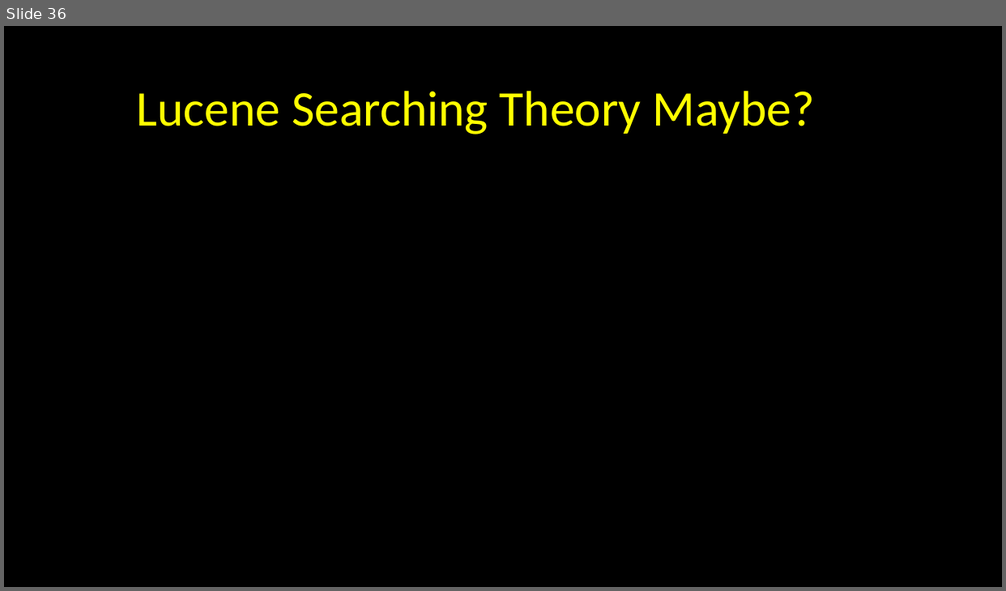
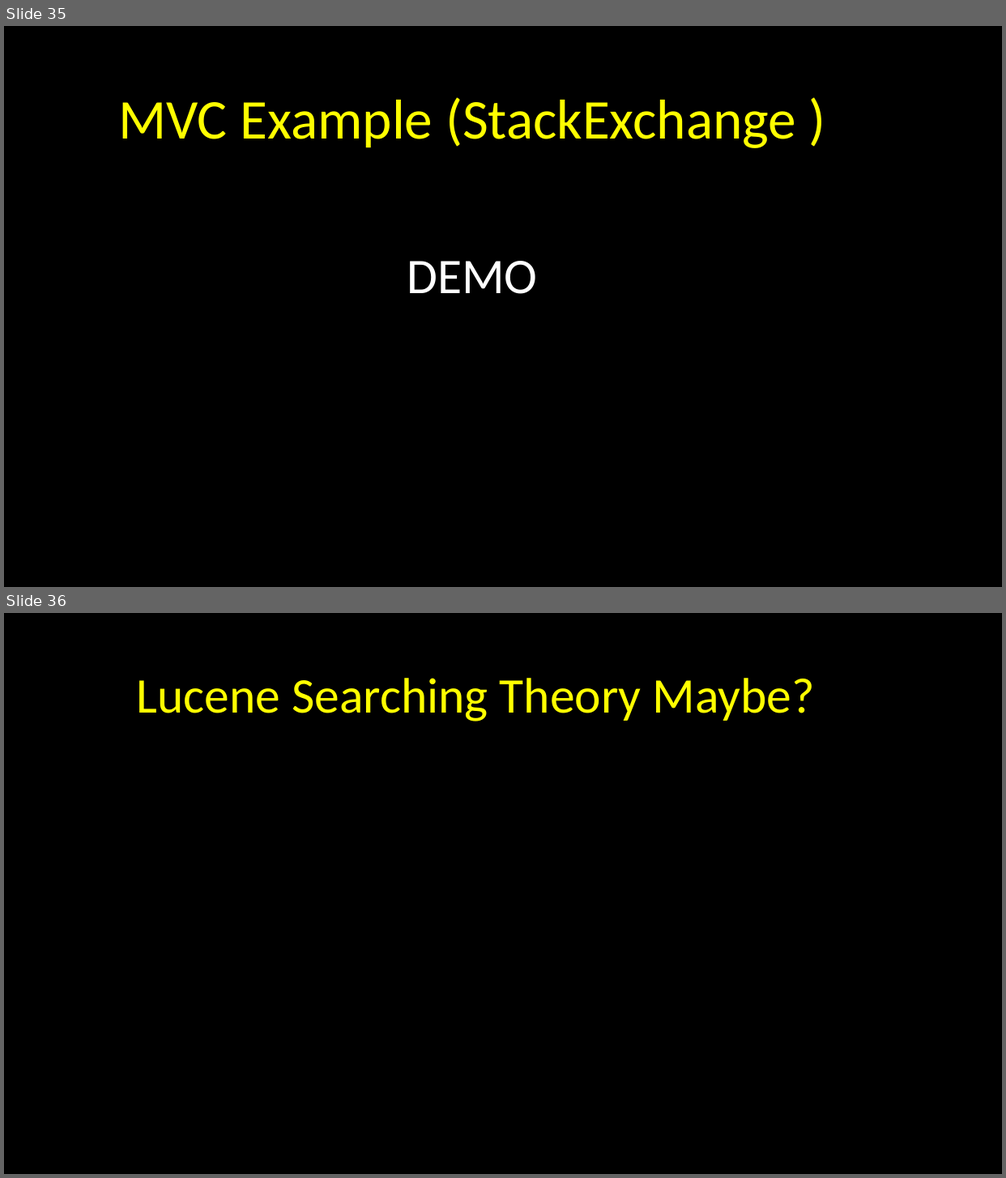
Before and after one commit to davidjeet/Elasticsearch-for-developers-Prarie-Developer-Conference, a slide deck: Elasticsearch - April 2016.pptx. Shown one above the other, each under a label of ours: slide 36 before the commit, slides 35 and 36 after it. The pictures are 1006x591 and 1006x1178 pixels, drawn with LibreOffice and Linux fonts; fonts in the diff are those of the drawing; background and template pictures are left out. Boxes give left, top, right and bottom in pixels: in the first picture for what was removed or moved away, otherwise in the second. Text is boxed around its words. In the diff, an @@ line names an element or a change of style, - is before the commit and + after.

```diff
--- a/Elasticsearch - April 2016.pptx
+++ b/Elasticsearch - April 2016.pptx
@@ slide 35 added at [4, 26, 1002, 587], background picture (left out) @@
@@ title added at [118, 97, 796, 148], 54 pt, text #FFFF00 @@
+MVC Example (StackExchange )
@@ text added at [407, 261, 537, 294], 48 pt, text #FFFFFF @@
+DEMO
```
Also in this commit, not shown: 2 slides changed, 1 slide removed, 10 other files.
